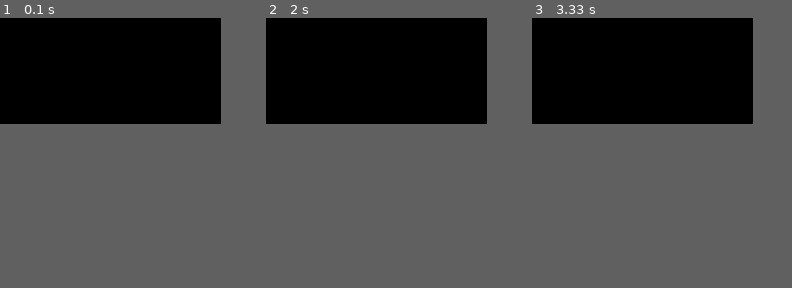
Above: before the commit, frames 1-3 (left to right).
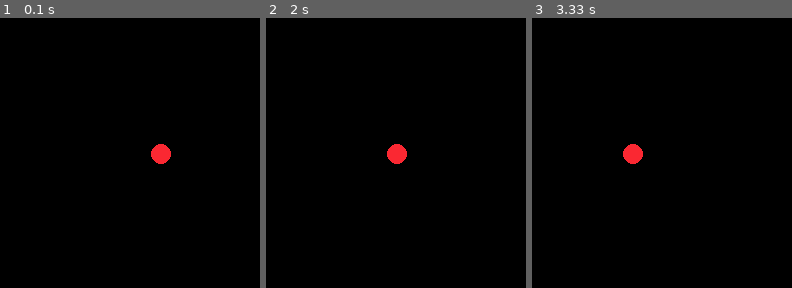
Above: after the commit, the same moments.

Repository: ARKANYOTA/Pygame-Test
Game: pygame game, started from index.py
Two runs of this game, one before a commit and one after it. Both use one fixed random seed, a clock stepped at 60 frames per second and the inputs below.
Inputs:
- Up to frame 1 (0.1 s): no input
- Up to frame 2 (2 s): hold Left from 1.83 s (still down)
- Up to frame 3 (3.33 s): release Left at 2.37 s; hold Left from 2.78 s (still down)
The pictures show only the part of the screen within x 19-69%, y 25-75%; the shares and areas given below are measured in that part.
In our replay, the window is 320x240 before the commit and 520x540 after it. These sizes can differ from the game's own. Grey fills any space a smaller window leaves; there, only what the larger window draws over its background counts as a difference.

The runs differ from the first frame. In frame 1, 0.4% of the frame differs, in the area x 58-66%, y 46-55%; in frame 2, 0.4%; in frame 3, 0.4%.

Commit message:
Left Circle

Diff:
--- a/index.py
+++ b/index.py
@@ -1,15 +1,14 @@
 import sys, pygame
 pygame.init()
 
-size = width, height = 320, 240
+size = width, height = 520, 540
 speed = [2, 2]
 black = 0, 0, 0
-
+circlepos = [width/2, height/2]
 screen = pygame.display.set_mode(size)
 
 ball = pygame.image.load("intro_ball.gif")
 ballrect = ball.get_rect()
-
 while 1:
     for event in pygame.event.get():
         if event.type == pygame.QUIT:
@@ -19,6 +18,12 @@
             speed[0] = -speed[0]
         if ballrect.top < 0 or ballrect.bottom > height:
             speed[1] = -speed[1]
+        if pygame.key.get_pressed()[pygame.K_LEFT]==True:
+            circlepos[0] -=30
+        print(pygame.key.get_pressed()[pygame.K_RIGHT]==True)
+        print(pygame.key.get_pressed()[pygame.K_UP]==True)
+        print(pygame.key.get_pressed()[pygame.K_DOWN]==True)
         screen.fill(black)
         screen.blit(ball, ballrect)
+        pygame.draw.circle(screen, (250, 40, 50),circlepos, 10)
         pygame.display.flip()
Not shown, added: .index.py.swp
